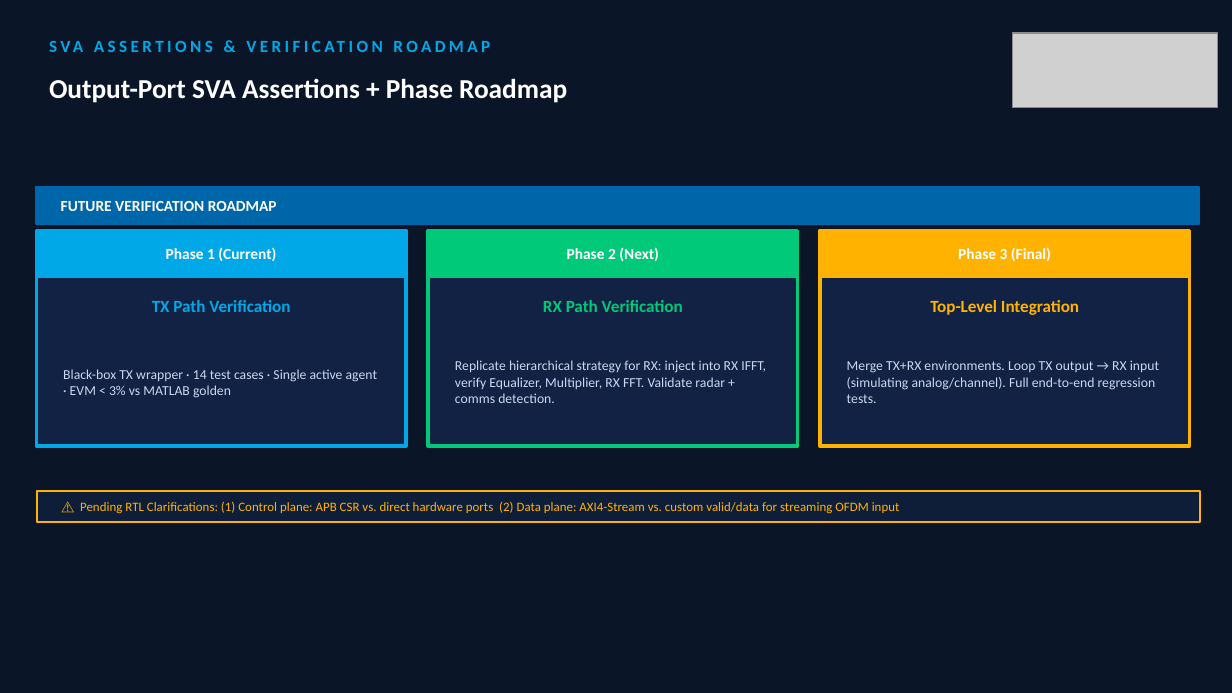
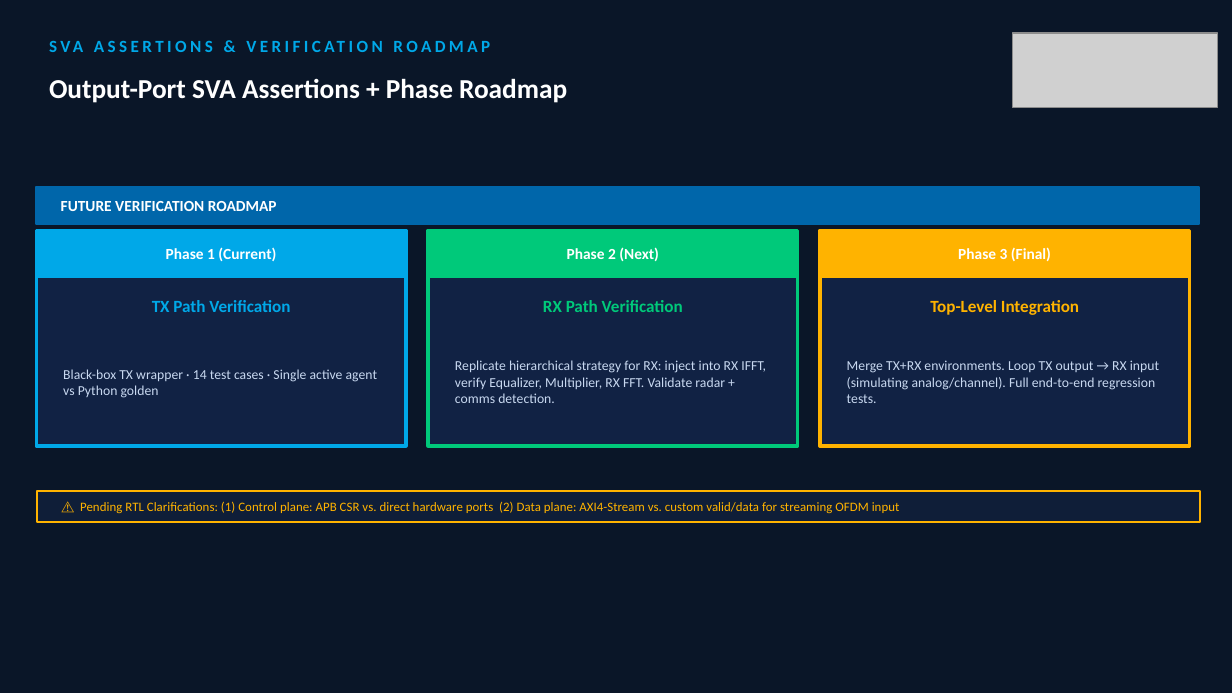
Before and after one commit to MohamedHussein27/DDS_for_5G-6G_Cellular_Network_Calibration_and_Ranging, a slide deck: slide 14 of Verification/Presenations/TX_Path_Verification_Plan.pptx. Drawn at 1232x693 pixels with LibreOffice and Linux fonts; fonts in the diff are those of the drawing; grey boxes stand for pictures. Boxes give left, top, right and bottom in pixels: in the first picture for what was removed or moved away, otherwise in the second. Text is boxed around its words. In the diff, an @@ line names an element or a change of style, - is before the commit and + after.

```diff
--- a/Verification/Presenations/TX_Path_Verification_Plan.pptx
+++ b/Verification/Presenations/TX_Path_Verification_Plan.pptx
@@ text at [63,369,377,398]: text changed @@
-Black-box TX wrapper · 14 test cases · Single active agent · EVM < 3% vs MATLAB golden
+Black-box TX wrapper · 14 test cases · Single active agent vs Python golden
```
Also in this commit, not shown: 3 other slides changed.
